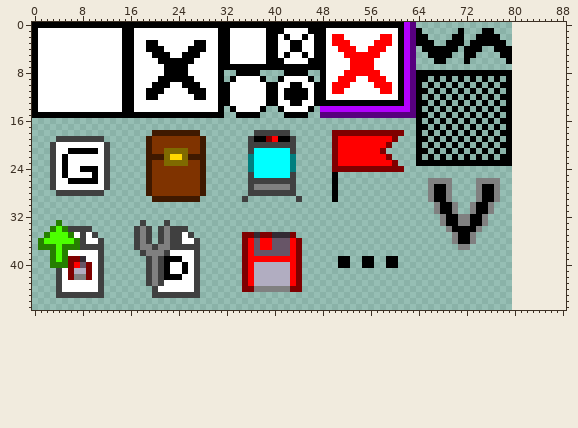
A sprite sheet gets an edit: src/com/leo/cse/frontend/ui.png. Above: the version before the commit.
The file is 80x48 pixels. The old version is drawn lined up with the new one, on the new canvas.
After:
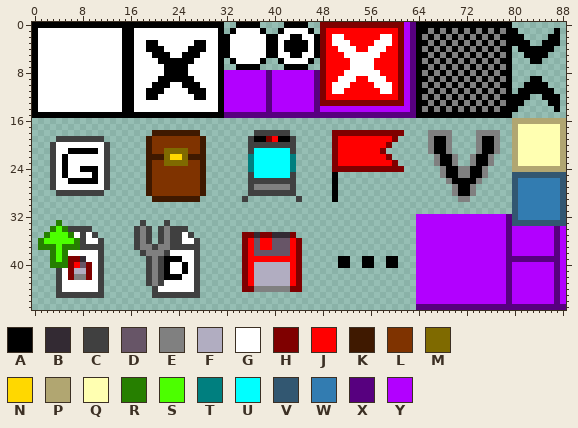
Palette (. is transparent): A #000000  B #332a33  C #404040  D #675567  E #808080  F #b1adc1  G #ffffff  H #7f0000  J #ff0000  K #3f1900  L #7f3300  M #7f6a00  N #ffd800  P #b1a671  Q #ffffb1  R #267f00  S #4cff00  T #007f7f  U #00ffff  V #325771  W #327cb1  X #57007f  Y #b200ff
What changed:
canvas 80x48 -> 89x48
Changed rows in their new state; - is an unchanged pixel.
first column x 32:
 0 ..----....----..HHHHHHHHHHHHHH--AAAAAAAAAAAAAAAA---------
 1 .A----A..------.HJJJJJJJJJJJJH---AEAEAE-EAE-EAEAA------A-
 2 ----------GAAG--HJGGJJJJJJGGJH---EAEAE-EAE-E-EAAAA----AA-
 3 ----------A--A--HJGGGJJJJGGGJH----EAE-E-E-E-E-EAAAA--AAA-
 4 ----------A--A--HJJGGGJJGGGJJH--AE-E-E-E-E-EAE---AAAAAA--
 5 ----------GAAG--HJJJGGGGGGJJJH--AAE-E-EAE-EAEAE---AAAA---
 6 .A----A..------.HJJJJGGGGJJJJH--AEAE-EAE-EAEAEA----AA----
 7 ..----....----..HJJJJGGGGJJJJH--AAEAEAEAEAEAEAEA---------
 8 YYYYYYYXYYYYYYYXHJJJGGGGGGJJJH---E-E-E-E-E-E-E-----------
 9 YYYYYYYXYYYYYYYXHJJGGGJJGGGJJH----E-E-E-E-E-E-E----AA----
10 YYYYYYYXYYYYYYYXHJGGGJJJJGGGJH---E-E-E-E-E-E-E----AAAA---
11 YYYYYYYXYYYYYYYXHJGGJJJJJJGGJH----E-E-E-E-E-E-E--AAAAAA--
12 YYYYYYYXYYYYYYYXHJJJJJJJJJJJJH---E-E-E-E-E-E-E--AAA--AAA-
13 YYYYYYYXYYYYYYYXHHHHHHHHHHHHHH----E-E-E-E-E-E-E-AA----AA-
14 YYYYYYYXYYYYYYYX-----------------E-E-E-E-E-E-E--A------A-
15 XXXXXXXXXXXXXXXX------------------A-A-A-A-A-A-A----------
16 --------------------------------.-.-.-.-.-.-.-..PPPPPPPPP
17 --------------------------------..-.-.-.-.-.-.-.PQQQQQQQP
18 --------------------------------.-EEEE.-.-EEEE..PQQQQQQQP
19 --------------------------------..E-AE-.-.E-AE-.PQQQQQQQP
20 --------------------------------.-EA-E.-.-EA-E..PQQQQQQQP
21 --------------------------------..E-AE-.-.E-AE-.PQQQQQQQP
22 --------------------------------.-.E-AE-.E-AE-..PQQQQQQQP
23 --------------------------------...E--E..E--E...PQQQQQQQP
24 ------------------------------------EAAEEAAE----PPPPPPPPP
25 ------------------------------------EAAEEAAE----VVVVVVVVV
26 ----------------------------------...-AAAA-...--VWWWWWWWV
27 ----------------------------------....EAAE....--VWWWWWWWV
28 ----------------------------------....EAAE....--VWWWWWWWV
29 ----------------------------------....-EE-....--VWWWWWWWV
30 -----------------------------------....--....---VWWWWWWWV
31 -----------------------------------....--....---VWWWWWWWV
32 --------------------------------YYYYYYYYYYYYYYYXVWWWWWWWV
33 --------------------------------YYYYYYYYYYYYYYYXVVVVVVVVV
34 --------------------------------YYYYYYYYYYYYYYYXYYYYYYYXY
35 --------------------------------YYYYYYYYYYYYYYYXYYYYYYYXY
36 --------------------------------YYYYYYYYYYYYYYYXYYYYYYYXY
37 --------------------------------YYYYYYYYYYYYYYYXYYYYYYYXY
38 --------------------------------YYYYYYYYYYYYYYYXYYYYYYYXY
39 --------------------------------YYYYYYYYYYYYYYYXXXXXXXXXY
40 --------------------------------YYYYYYYYYYYYYYYXYYYYYYYXY
41 --------------------------------YYYYYYYYYYYYYYYXYYYYYYYXY
42 --------------------------------YYYYYYYYYYYYYYYXYYYYYYYXY
43 --------------------------------YYYYYYYYYYYYYYYXYYYYYYYXY
44 --------------------------------YYYYYYYYYYYYYYYXYYYYYYYXY
45 --------------------------------YYYYYYYYYYYYYYYXYYYYYYYXY
46 --------------------------------YYYYYYYYYYYYYYYXYYYYYYYXY
47 --------------------------------XXXXXXXXXXXXXXXXXXXXXXXXX
